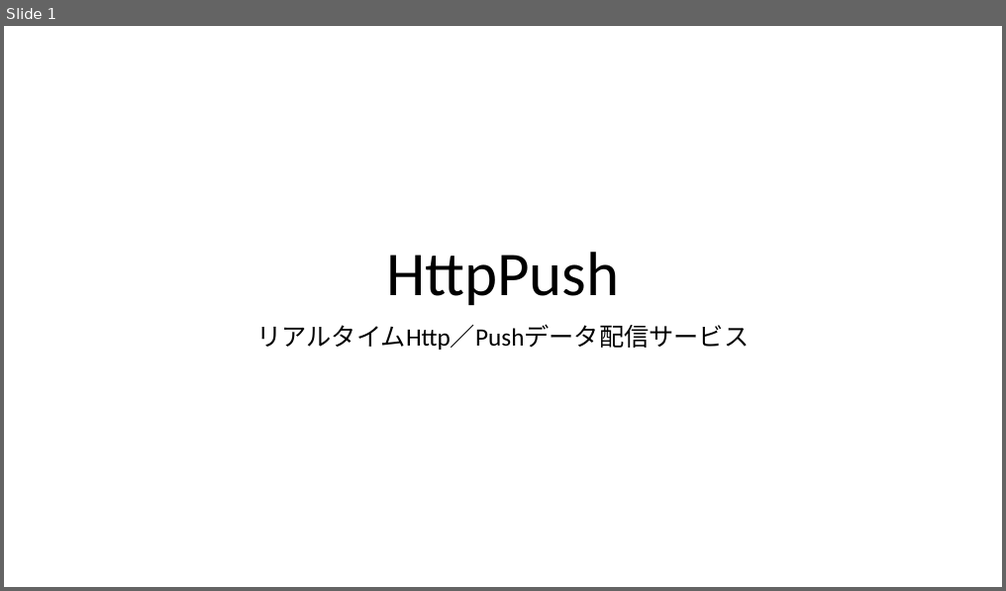
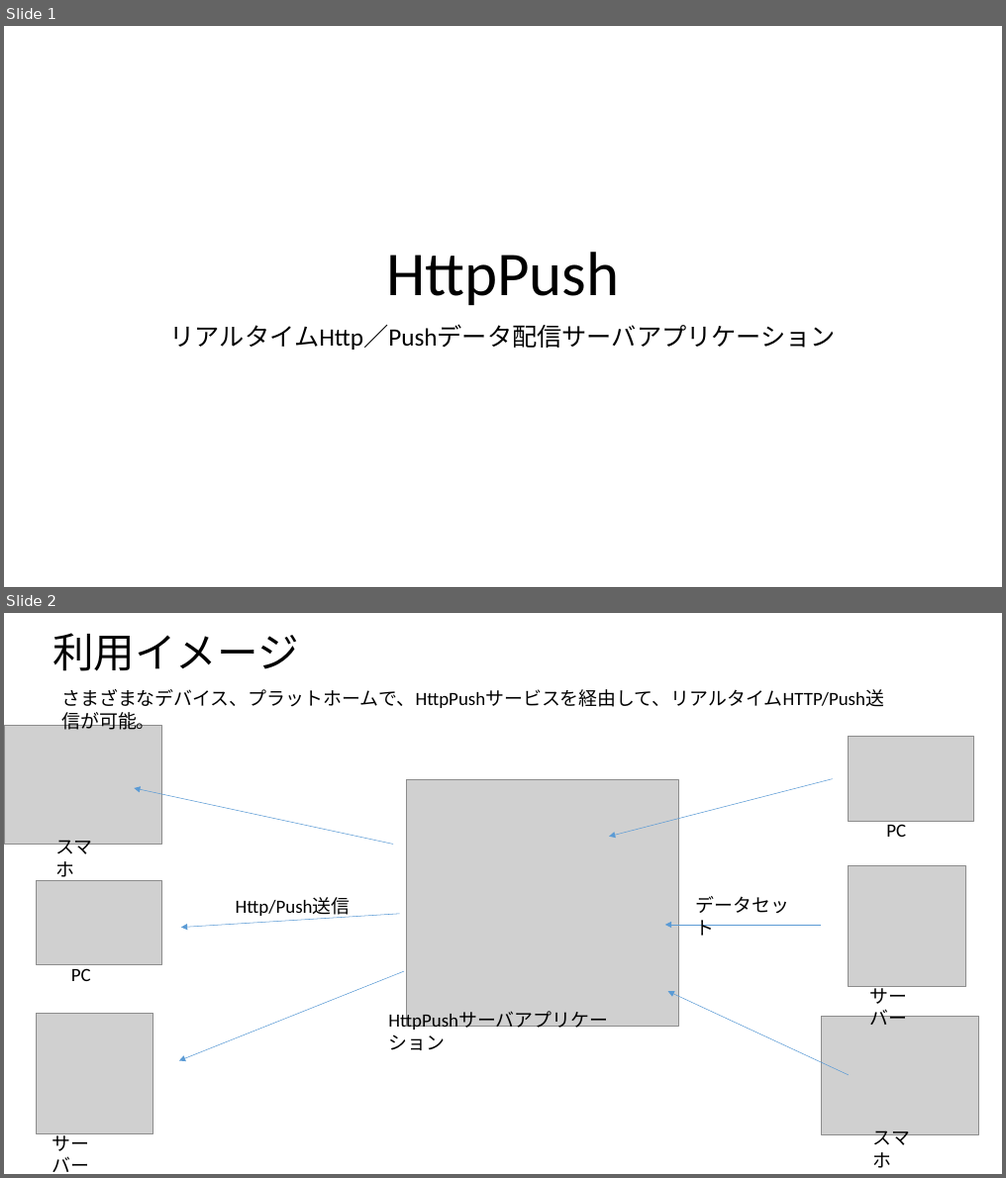
Before and after one commit to maachang/httpPush, a slide deck: doc/HttpPush説明.pptx. Shown one above the other, each under a label of ours: slide 1 before the commit, slides 1 and 2 after it. The pictures are 1006x591 and 1006x1178 pixels, drawn with LibreOffice and Linux fonts; fonts in the diff are those of the drawing; grey boxes stand for pictures. Boxes give left, top, right and bottom in pixels: in the first picture for what was removed or moved away, otherwise in the second. Text is boxed around its words. In the diff, an @@ line names an element or a change of style, - is before the commit and + after.

```diff
--- a/doc/HttpPush説明.pptx
+++ b/doc/HttpPush説明.pptx
@@ slide 2 added at box(4, 613, 1002, 1174), background #FFFFFF @@
@@ title added at box(53, 633, 299, 671), 39.6 pt, text #000000 @@
+利用イメージ
@@ text added at box(61, 689, 884, 730), 18 pt, text #000000 @@
+さまざまなデバイス、プラットホームで、HttpPushサービスを経由して、リアルタイムHTTP/Push送信が可能。
@@ picture added at box(4, 726, 162, 845) @@
@@ picture added at box(848, 737, 974, 821) @@
@@ arrow added from (393, 845) to (135, 788), #5B9BD5 0.5 pt @@
@@ picture added at box(407, 780, 678, 1026) @@
@@ arrow added from (833, 779) to (609, 837), #5B9BD5 0.5 pt @@
@@ text added at box(55, 840, 92, 882), 18 pt, text #000000 @@
+スマホ
@@ text added at box(886, 824, 906, 837), 18 pt, text #000000 @@
+PC
@@ picture added at box(848, 866, 965, 986) @@
@@ picture added at box(37, 880, 162, 964) @@
@@ text added at box(236, 897, 350, 918), 18 pt, text #000000 @@
+Http/Push送信
@@ text added at box(696, 896, 789, 936), 18 pt, text #000000 @@
+データセット
@@ arrow added from (400, 914) to (181, 928), #5B9BD5 0.5 pt @@
@@ arrow added from (822, 925) to (665, 925), #5B9BD5 0.5 pt @@
@@ text added at box(71, 968, 91, 981), 18 pt, text #000000 @@
+PC
@@ arrow added from (405, 971) to (179, 1061), #5B9BD5 0.5 pt @@
@@ arrow added from (848, 1075) to (668, 992), #5B9BD5 0.5 pt @@
@@ text added at box(869, 983, 907, 1025), 18 pt, text #000000 @@
+サーバー
@@ picture added at box(37, 1014, 152, 1134) @@
@@ text added at box(381, 1005, 650, 1035), 18 pt, text #000000 @@
+HttpPushサーバアプリケーション
@@ picture added at box(822, 1017, 979, 1135) @@
@@ text added at box(53, 1131, 90, 1172), 18 pt, text #000000 @@
+サーバー
@@ text added at box(873, 1131, 910, 1168), 18 pt, text #000000 @@
+スマホ
@@ slide 1 changed as well @@
@@ subtitle at box(170, 324, 836, 350): text changed @@
-リアルタイムHttp／Pushデータ配信サービス
+リアルタイムHttp／Pushデータ配信サーバアプリケーション
```
Also in this commit, not shown: 3 other slides changed, 1 other slide added, 2 slides removed, 1 other file.
